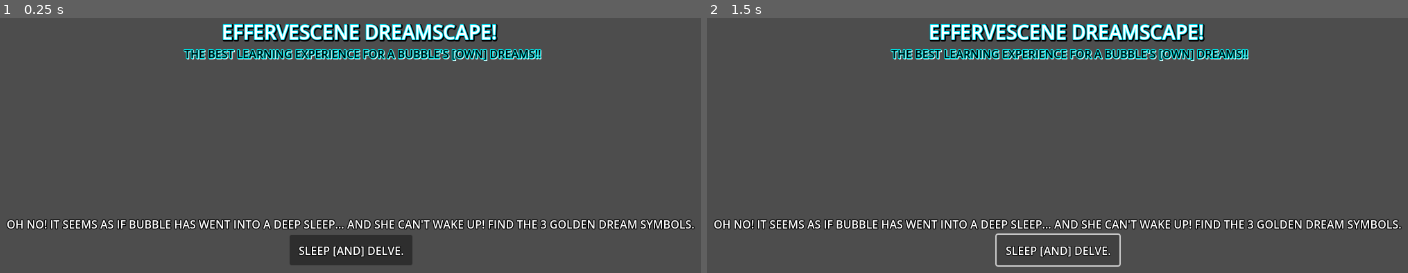
Above: before the commit, frames 1-2 (left to right).
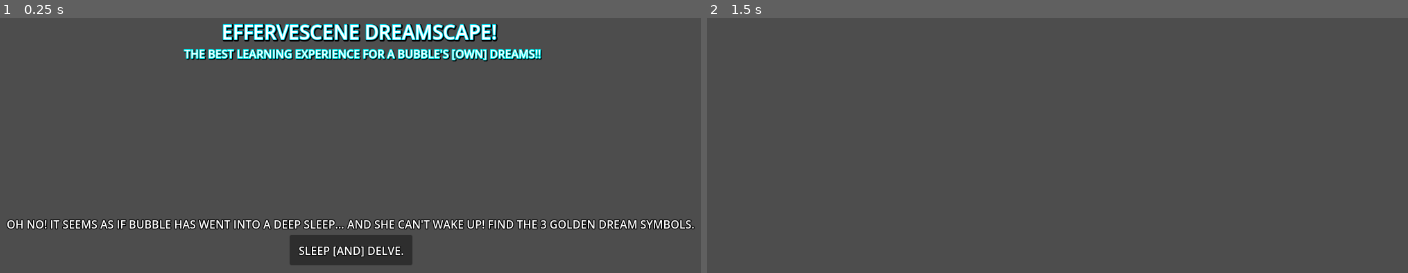
Above: after the commit, the same moments.

Repository: FreddyGuy/Dreamscape-Backup
Game: Godot game, scene res://level_select.tscn
The game is run twice, just before and just after one commit, with the same random seed, the same clock (stepped at 60 frames per second) and the same inputs. Before the commit the project has no main scene; this scene is started directly in both runs.
Inputs:
- Up to frame 1 (0.25 s): no input
- Up to frame 2 (1.5 s): click "SLEEP [AND] DELVE." at 0.5 s; tap Enter (ui_accept) at 1.25 s; hold Right (ui_right) from 1.28 s (still down); hold A (Float) from 1.28 s (still down)

The runs differ from the first frame. In frame 1, 1.5% of the frame differs, in the area x 26-78%, y 12-18%; in frame 2, 7.7%, in the area x 0-100%, y 2-98%.
Error after the commit: Invalid operands 'Vector2' and 'bool' in operator '+'. (res://character_body_2d.gd:41)

Commit message:
Commitie

Diff:
--- a/a_new_day.tscn
+++ b/a_new_day.tscn
@@ -1,6 +1,7 @@
-[gd_scene load_steps=2 format=3 uid="uid://34utk3h3fhft"]
+[gd_scene load_steps=3 format=3 uid="uid://34utk3h3fhft"]
 
 [ext_resource type="Script" path="res://character_body_2d.gd" id="1_pklj2"]
+[ext_resource type="Texture2D" uid="uid://dlkowxcsy5srp" path="res://Scary.png" id="2_jgk48"]
 
 [node name="A_New_Day" type="Node2D"]
 
@@ -17,3 +18,10 @@
 
 [node name="Float_Timer" type="Timer" parent="Bubble"]
 wait_time = 3.0
+
+[node name="StaticBody2D" type="StaticBody2D" parent="."]
+
+[node name="Sonic" type="Sprite2D" parent="StaticBody2D"]
+position = Vector2(1068, 571)
+scale = Vector2(0.277164, 0.277164)
+texture = ExtResource("2_jgk48")
--- a/button.gd
+++ /dev/null
@@ -1,11 +0,0 @@
-extends Button
-
-
-# Called when the node enters the scene tree for the first time.
-func _ready():
-	pass # Replace with function body.
-
-
-# Called every frame. 'delta' is the elapsed time since the previous frame.
-func _process(delta):
-	pass
--- a/character_body_2d.gd
+++ b/character_body_2d.gd
@@ -5,7 +5,7 @@
 var SHORT_JUMP_HEIGHT = -200.0
 var SPRINT_SPEED = 450.0
 var HIGH_JUMP_VELOCITY = -450.0
-var FLOAT_SPEED = 800.0
+var FLOAT_SPEED = 400.0
 var STRUGGLE_JUMP = -150.0
 var MAX_FALL_SPEED = -300.0
 var IS_SPRINTING = false
--- a/end_scene.tscn
+++ b/end_scene.tscn
@@ -67,3 +67,10 @@
 offset_bottom = 636.0
 text = "THANK YOU [SO MUCH] FOR PLAYING MY GAME!"
 label_settings = SubResource("LabelSettings_5nmm7")
+
+[node name="LineEdit" type="LineEdit" parent="."]
+layout_mode = 0
+offset_left = 355.0
+offset_top = 320.0
+offset_right = 1087.0
+offset_bottom = 593.0
--- /dev/null
+++ b/keep_going!.gd
@@ -0,0 +1,6 @@
+extends Control
+
+
+
+func _on_button_pressed():
+	get_tree().change_scene_to_file("res://drowned_out_phobias.tscn")
--- a/keep_going!.tscn
+++ b/keep_going!.tscn
@@ -1,4 +1,6 @@
-[gd_scene load_steps=4 format=3 uid="uid://st2yw5hrtpf4"]
+[gd_scene load_steps=6 format=3 uid="uid://st2yw5hrtpf4"]
+
+[ext_resource type="Script" path="res://keep_going!.gd" id="1_ndcpr"]
 
 [sub_resource type="LabelSettings" id="LabelSettings_yixr3"]
 font_size = 24
@@ -19,6 +21,10 @@
 outline_size = 5
 outline_color = Color(0, 0, 0, 1)
 
+[sub_resource type="LabelSettings" id="LabelSettings_jat55"]
+outline_size = 4
+outline_color = Color(0, 0, 0, 1)
+
 [node name="Keep_Going!" type="Control"]
 layout_mode = 3
 anchors_preset = 15
@@ -26,6 +32,7 @@
 anchor_bottom = 1.0
 grow_horizontal = 2
 grow_vertical = 2
+script = ExtResource("1_ndcpr")
 
 [node name="WOW" type="Label" parent="."]
 layout_mode = 0
@@ -52,3 +59,22 @@
 offset_bottom = 390.0
 text = "FOR MAKING IT THIS FAR; TYPE A MESSAGE BELOW IN THE TEXTBOX TO THEN SHARE TO YOUR FRIENDS AND PROVE [YOU] PLAY GAMES!"
 label_settings = SubResource("LabelSettings_i6ybk")
+
+[node name="Button" type="Button" parent="."]
+offset_left = 494.0
+offset_top = 323.0
+offset_right = 671.0
+offset_bottom = 367.0
+
+[node name="Delve" type="Label" parent="Button"]
+light_mask = 2
+visibility_layer = 2
+layout_mode = 0
+offset_left = 13.0
+offset_top = 11.0
+offset_right = 166.0
+offset_bottom = 34.0
+text = "SLEEP [AND] DELVE."
+label_settings = SubResource("LabelSettings_jat55")
+
+[connection signal="pressed" from="Button" to="." method="_on_button_pressed"]
--- a/level_below_selection.tscn
+++ b/level_below_selection.tscn
@@ -29,6 +29,10 @@
 
 [sub_resource type="LabelSettings" id="LabelSettings_4x21f"]
 outline_size = 5
+outline_color = Color(0, 0, 0, 1)
+
+[sub_resource type="LabelSettings" id="LabelSettings_n3pmb"]
+outline_size = 4
 outline_color = Color(0, 0, 0, 1)
 
 [node name="LEVEL_BELOW_SELECTION" type="Control"]
@@ -93,3 +97,20 @@
 offset_bottom = 46.0
 text = "TYPE SOMETHING IN THE TEXT BOX BELOW TO SHARE TO YOUR FRIENDS AND PROVE [YOU] MADE IT THIS FAR!"
 label_settings = SubResource("LabelSettings_4x21f")
+
+[node name="Button" type="Button" parent="."]
+offset_left = 507.0
+offset_top = 336.0
+offset_right = 684.0
+offset_bottom = 380.0
+
+[node name="Delve" type="Label" parent="Button"]
+light_mask = 2
+visibility_layer = 2
+layout_mode = 0
+offset_left = 13.0
+offset_top = 11.0
+offset_right = 166.0
+offset_bottom = 34.0
+text = "SLEEP [AND] DELVE."
+label_settings = SubResource("LabelSettings_n3pmb")
--- /dev/null
+++ b/level_select.gd
@@ -0,0 +1,6 @@
+extends Control
+
+
+
+func _on_button_pressed():
+		get_tree().change_scene_to_file("res://a_new_day.tscn")
--- a/level_select.tscn
+++ b/level_select.tscn
@@ -1,6 +1,6 @@
 [gd_scene load_steps=6 format=3 uid="uid://d2atwfdlgsbr7"]
 
-[ext_resource type="Script" path="res://button.gd" id="1_pgy7v"]
+[ext_resource type="Script" path="res://level_select.gd" id="1_754i5"]
 
 [sub_resource type="LabelSettings" id="LabelSettings_5oiql"]
 outline_size = 4
@@ -14,11 +14,10 @@
 shadow_color = Color(0, 0, 0, 1)
 
 [sub_resource type="LabelSettings" id="LabelSettings_2fdlr"]
-font_color = Color(0, 0, 0, 1)
 outline_size = 4
 outline_color = Color(0, 0.901961, 0.909804, 1)
-shadow_size = 3
-shadow_color = Color(1, 1, 1, 1)
+shadow_size = 5
+shadow_color = Color(0, 0, 0, 1)
 
 [sub_resource type="LabelSettings" id="LabelSettings_vf7rr"]
 outline_size = 5
@@ -29,8 +28,10 @@
 anchors_preset = 15
 anchor_right = 1.0
 anchor_bottom = 1.0
+offset_bottom = 1.0
 grow_horizontal = 2
 grow_vertical = 2
+script = ExtResource("1_754i5")
 
 [node name="Button" type="Button" parent="."]
 layout_mode = 0
@@ -38,7 +39,6 @@
 offset_top = 336.0
 offset_right = 684.0
 offset_bottom = 380.0
-script = ExtResource("1_pgy7v")
 
 [node name="Delve" type="Label" parent="Button"]
 light_mask = 2
@@ -77,3 +77,5 @@
 offset_bottom = 332.0
 text = "OH NO! IT SEEMS AS IF BUBBLE HAS WENT INTO A DEEP SLEEP... AND SHE CAN'T WAKE UP! FIND THE 3 GOLDEN DREAM SYMBOLS."
 label_settings = SubResource("LabelSettings_vf7rr")
+
+[connection signal="pressed" from="Button" to="." method="_on_button_pressed"]
--- a/project.godot
+++ b/project.godot
@@ -11,7 +11,7 @@
 [application]
 
 config/name="Effervescene Dreamscape"
-run/main_scene="res://testmap.tscn"
+run/main_scene="res://level_select.tscn"
 config/features=PackedStringArray("4.3", "Forward Plus")
 config/icon="res://icon.svg"
 
--- /dev/null
+++ b/tutorial_complete!.gd
@@ -0,0 +1,8 @@
+extends Control
+
+
+
+
+
+func _on_button_pressed():
+	get_tree().change_scene_to_file("res://called_to_adventure.tscn")
--- a/tutorial_complete!.tscn
+++ b/tutorial_complete!.tscn
@@ -1,4 +1,6 @@
-[gd_scene load_steps=4 format=3 uid="uid://qjqu12goud58"]
+[gd_scene load_steps=6 format=3 uid="uid://qjqu12goud58"]
+
+[ext_resource type="Script" path="res://tutorial_complete!.gd" id="1_ae1t5"]
 
 [sub_resource type="LabelSettings" id="LabelSettings_j8yka"]
 font_size = 21
@@ -19,6 +21,10 @@
 outline_size = 5
 outline_color = Color(0, 0, 0, 1)
 
+[sub_resource type="LabelSettings" id="LabelSettings_ebdyi"]
+outline_size = 4
+outline_color = Color(0, 0, 0, 1)
+
 [node name="Tutorial_Complete!" type="Control"]
 layout_mode = 3
 anchors_preset = 15
@@ -26,6 +32,7 @@
 anchor_bottom = 1.0
 grow_horizontal = 2
 grow_vertical = 2
+script = ExtResource("1_ae1t5")
 
 [node name="Winner!" type="Label" parent="."]
 layout_mode = 0
@@ -53,3 +60,22 @@
 offset_bottom = 381.0
 text = "GOOD LUCK!"
 label_settings = SubResource("LabelSettings_r6g5e")
+
+[node name="Button" type="Button" parent="."]
+offset_left = 486.0
+offset_top = 312.0
+offset_right = 663.0
+offset_bottom = 356.0
+
+[node name="Delve" type="Label" parent="Button"]
+light_mask = 2
+visibility_layer = 2
+layout_mode = 0
+offset_left = 13.0
+offset_top = 11.0
+offset_right = 166.0
+offset_bottom = 34.0
+text = "SLEEP [AND] DELVE."
+label_settings = SubResource("LabelSettings_ebdyi")
+
+[connection signal="pressed" from="Button" to="." method="_on_button_pressed"]
Binary file added: Scary.png
Not shown, added: Scary.png.import
Empty file added: end_scene.gd
Not shown: 1 places in level_below_selection.tscn that only renumber resources
